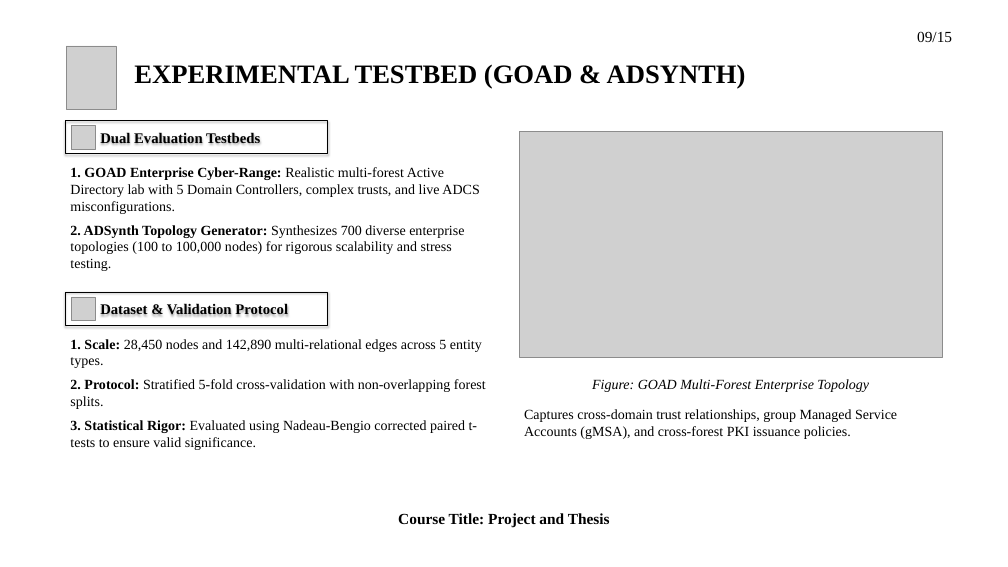
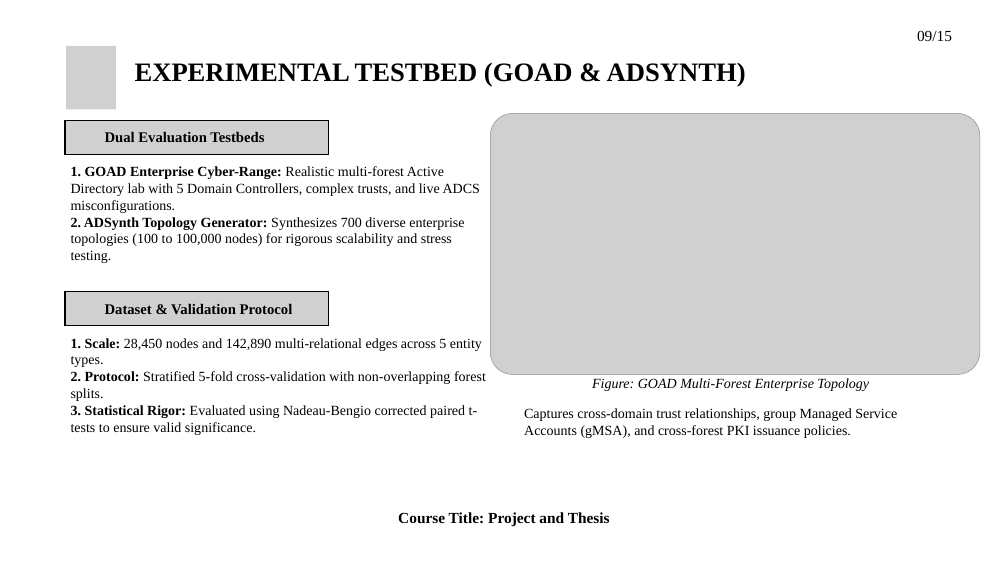
Before and after one commit to hasanshahriar32/GOAD, a slide deck: slide 11 of thesis_paper/certgraph_thesis_defense.pptx (slide 9 before the commit). Drawn at 1008x567 pixels with LibreOffice and Linux fonts; fonts in the diff are those of the drawing; grey boxes stand for pictures; background and template pictures are left out. Boxes give left, top, right and bottom in pixels: in the first picture for what was removed or moved away, otherwise in the second. Text is boxed around its words. In the diff, an @@ line names an element or a change of style, - is before the commit and + after.

Commit message:
feat: add slide diagram generation scripts and update presentation figures and layouts

```diff
--- a/thesis_paper/certgraph_thesis_defense.pptx
+++ b/thesis_paper/certgraph_thesis_defense.pptx
@@ text "09/15" at (917, 30, 952, 41): line spacing 1 to 26.4pt @@
@@ text "EXPERIMENTAL TESTBED (GOAD & ADSYNTH)" at (135, 62, 746, 87): line spacing 1 to 45.6pt @@
@@ text "Dual Evaluation Testbeds": place and size @@
-text "Dual Evaluation Testbeds" at (66, 121, 328, 154)
+text "Dual Evaluation Testbeds" at (105, 131, 264, 142)
@@ text "Dual Evaluation Testbeds" at (105, 131, 264, 142): line spacing 1 to 25.2pt; outline #000000 1.5 pt to none; shadow off @@
@@ picture: place and size @@
-picture at (519, 131, 942, 357)
+picture at (490, 113, 980, 374)
@@ picture added at (65, 120, 328, 154) @@
@@ text "Dataset & Validation Protocol": place and size @@
-text "Dataset & Validation Protocol" at (66, 292, 328, 325)
+text "Dataset & Validation Protocol" at (105, 303, 293, 315)
@@ text "Dataset & Validation Protocol" at (105, 303, 293, 315): line spacing 1 to 25.2pt; outline #000000 1.5 pt to none; shadow off @@
@@ picture added at (65, 292, 328, 326) @@
@@ outline redrawn in 3 elements at (66, 46, 116, 109), (72, 125, 95, 149), (72, 297, 95, 321) @@
@@ text "Figure: GOAD Multi-Forest Enterprise Topology" at (592, 378, 869, 391): line spacing 1 to 24pt @@
@@ line spacing 1 to 24pt; less space between paragraphs in 3 elements at (71, 338, 486, 435), (71, 166, 480, 263), (524, 408, 897, 438) @@
```
Also in this commit, not shown: 12 other slides changed, 3 slides added, 1 slide removed, 15 other files.
